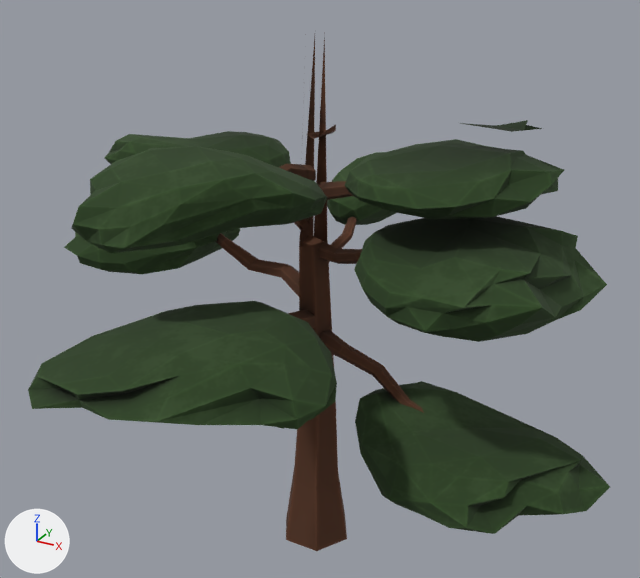
Two versions of the glTF model web/public/flowers/BubungaTree_gltf/BubingaTreeSapling.gltf, one commit apart.
Both versions are drawn from a 50 mm camera at (4.59, -8.24, 7.56) aimed at (0.02, 0.07, 3.4). Arrows for +X, +Y and +Z are at lower left; the lights stay in place. Where no turn or scale is listed for an object, it has been applied to the vertices.

In view in the first picture: 'node-0'.
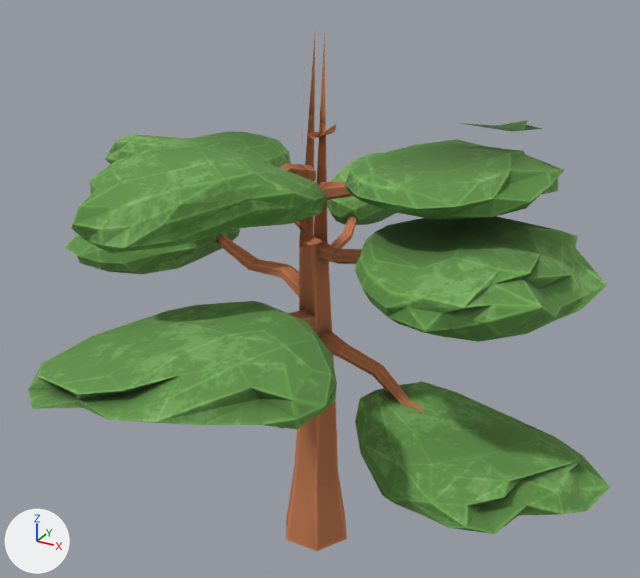
Location of each change, [x1, y1, x2, y2] in pixels of the pictures (640 x 578 px):
'node-0', surface changed
    both: [28, 37, 610, 551]

What changed in the scene script:
```text
Change mat_bubingatree_mat:
    where n2 = _N.new('ShaderNodeMix'); n2.name = 'Mix'
    add n2.inputs[7].default_value = (3.0, 3.0, 3.0, 1.0)  # 'B', white #ffffff
```
